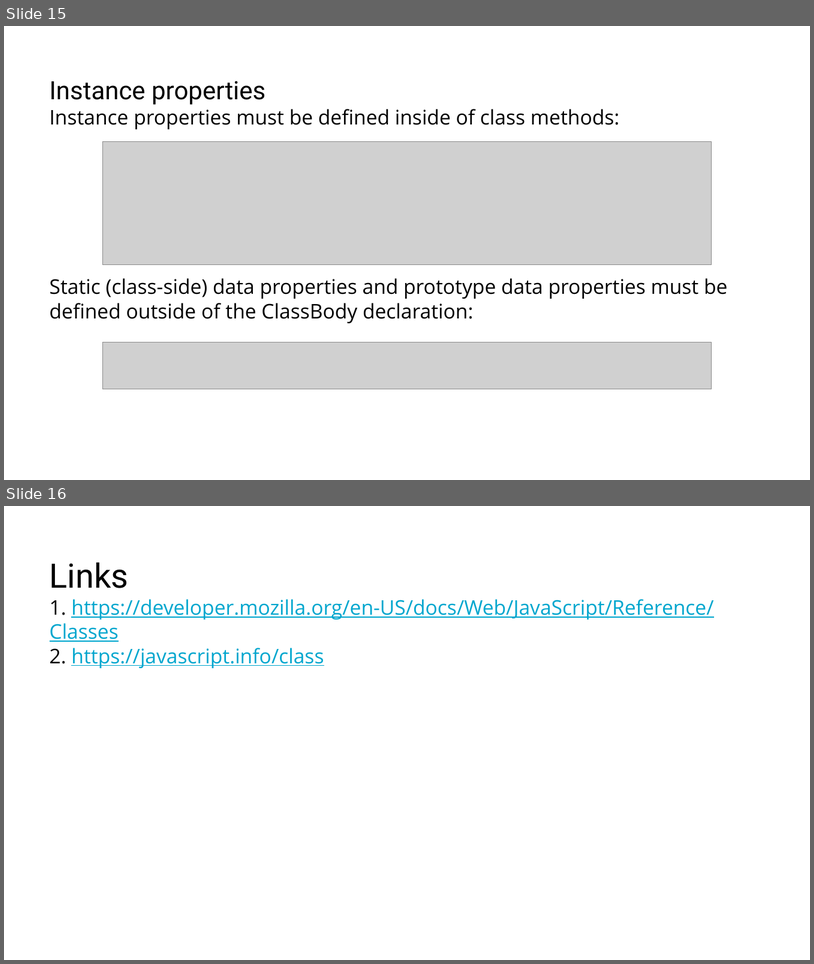
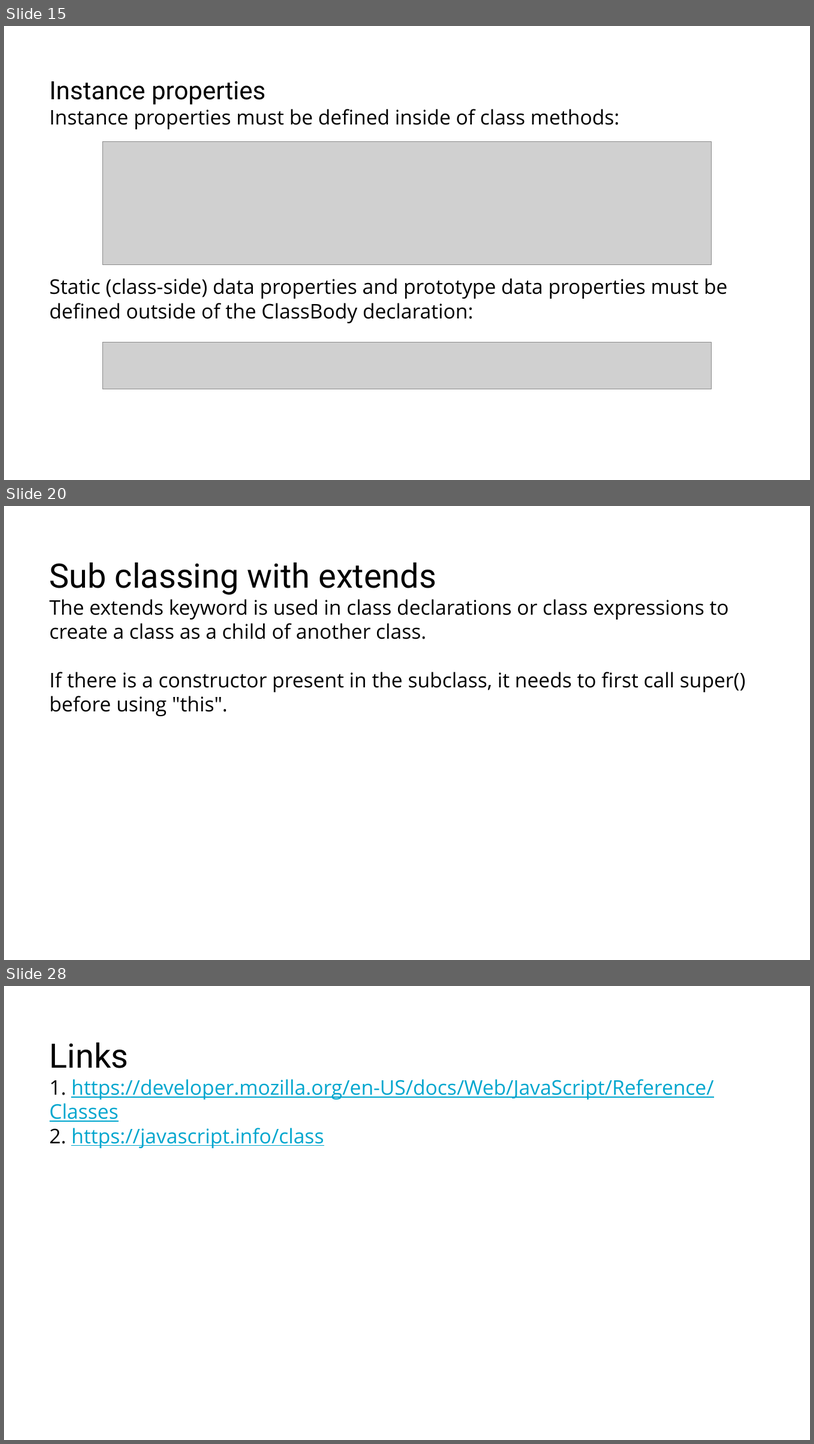
Before and after one commit to RostyslavSynenko/Lv-469.NodeJS, a slide deck: presentations/Classes.pptx. Shown one above the other, each under a label of ours: slides 15 and 16 before the commit, slides 15, 20 and 28 after it; the slides between them are not shown. The pictures are 814x964 and 814x1444 pixels, drawn with LibreOffice and Linux fonts; fonts in the diff are those of the drawing; grey boxes stand for pictures; background and template pictures are left out. Boxes give left, top, right and bottom in pixels: in the first picture for what was removed or moved away, otherwise in the second. Text is boxed around its words. In the diff, an @@ line names an element or a change of style, - is before the commit and + after.

Commit message:
added Classes presentation

```diff
--- a/presentations/Classes.pptx
+++ b/presentations/Classes.pptx
@@ slide 20 added at <box>4,506,810,960</box>, background #FFFFFF @@
@@ title added at <box>50,562,746,716</box>, 24 pt, text #000000 @@
+Sub classing with extends
+The extends keyword is used in class declarations or class expressions to create a class as a child of another class.
+If there is a constructor present in the subclass, it needs to first call super() before using "this".
@@ what was slide 16 is now slide 28 @@
```
Also in this commit, not shown: 11 other slides added.
